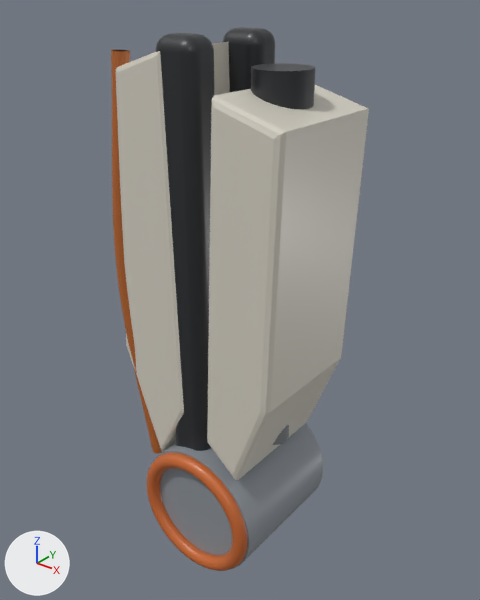
One commit to the glTF model src/raptor_description/meshes/digitigrade/right_shin_link.glb: the scene before it, then after it.
Rendered twice from a 50 mm camera at (0.231, -0.285, 0.015) aimed at (-0.002, 0.006, -0.165). Lighting does not change. The marker at lower left points along +X, +Y and +Z. The picture after the commit comes second. Vertices at exactly the same position are counted once.

Before the edit, the objects in view are built like this:
```python
me_right_shin_link = bpy.data.meshes.new('right_shin_link')
me_right_shin_link.from_pydata(...)  # 1981 vertices, 3924 faces; spans x -0.065..0.059, y -0.049..0.043, z -0.344..-0.01
me_right_shin_link.materials.append(mat_anodized_frame_right_shin_link__strut_0__anodized_metal)
me_right_shin_link.materials.append(mat_anodized_frame_right_shin_link__strut_1__anodized_metal)
me_right_shin_link.materials.append(mat_painted_armour_right_shin_link__calf_cover__coated_metal)  # light grey #d8d3c6
me_right_shin_link.materials.append(mat_painted_armour_right_shin_link__shin_armor__coated_metal)  # light grey #d8d3c6
me_right_shin_link.materials.append(mat_polished_pin_right_shin_link__tibia_piston__polished_metal)
me_right_shin_link.materials.append(mat_anodized_frame_right_shin_link__tibia_piston_body__anodized_metal)
me_right_shin_link.materials.append(mat_cable_jacket_right_shin_link__cable__soft_touch_polymer)
me_right_shin_link.materials.append(mat_brushed_actuator_right_shin_link__ankle_drive__brushed_metal)  # grey #8d949b
me_right_shin_link.materials.append(mat_orange_ring_right_shin_link__ankle_ring__anodized_metal)
ob_right_shin_link = bpy.data.objects.new('right_shin_link', me_right_shin_link)
ob_right_shin_link.location = (0.0, 0.0, 0.0)
```
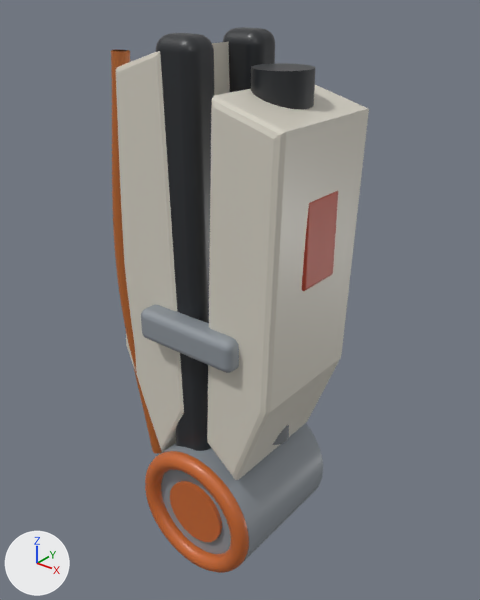
Location of each change, (x1, y1, x2, y2) in pixels of the pictures (480 x 600 px; the box of a moved part takes in the faces that stretch with it):
```json
{"object": "right_shin_link", "change": "reshaped", "before": [111, 27, 369, 571], "after": [111, 27, 369, 573]}
{"part": 1, "of": "me_right_shin_link", "change": "added", "after": [302, 191, 338, 291], "on screen": "brown"}
{"part": 2, "of": "me_right_shin_link", "change": "added", "after": [141, 304, 239, 373]}
{"part": 3, "of": "me_right_shin_link", "change": "added", "after": [170, 481, 222, 542], "on screen": "brown"}
{"part": 4, "of": "me_right_shin_link", "change": "moved or reshaped", "before": [147, 453, 248, 571], "after": [145, 451, 249, 573]}
```

The change, as JSON lines over the scene's bpy script:
```json
{"op": "add", "block": "img_image_15", "code": ["img_image_15 = load_image('Image_15', '_unpacked/Image_15', 64, 64, 'Non-Color')"]}
{"op": "add", "block": "mat_warning_label_right_shin_link__label_strip__molded_polymer", "code": ["mat_warning_label_right_shin_link__label_strip__molded_polymer = bpy.data.materials.new('warning label right_shin_link__label_strip [molded-polymer]')", "# colours: red #b8452a", "# uses the picture img_image_15"]}
{"op": "add", "block": "mat_orange_ring_right_shin_link__ankle_rotor__anodized_metal", "code": ["mat_orange_ring_right_shin_link__ankle_rotor__anodized_metal = bpy.data.materials.new('orange ring right_shin_link__ankle_rotor [anodized-metal]')", "# colours: orange #c8662a", "# uses the picture img_image_1"]}
{"op": "add", "block": "mat_brushed_actuator_right_shin_link__cross_link__brushed_metal", "code": ["mat_brushed_actuator_right_shin_link__cross_link__brushed_metal = principled_material('brushed actuator right_shin_link__cross_link [brushed-metal]')", "mat_brushed_actuator_right_shin_link__cross_link__brushed_metal.base_color = (0.266, 0.296, 0.328)  # grey #8d949b", "mat_brushed_actuator_right_shin_link__cross_link__brushed_metal.anisotropic = 0.5", "mat_brushed_actuator_right_shin_link__cross_link__brushed_metal.coat_weight = 0.22", "mat_brushed_actuator_right_shin_link__cross_link__brushed_metal.coat_roughness = 0.26"]}
{"block": "me_right_shin_link", "where": "# used by ob_right_shin_link; location = (0.0, 0.0, 0.0)"}
{"op": "remove", "block": "me_right_shin_link", "code": "me_right_shin_link.from_pydata(...)  # 1981 vertices, 3924 faces; spans x -0.065..0.059, y -0.049..0.043, z -0.344..-0.01"}
{"op": "add", "block": "me_right_shin_link", "code": "me_right_shin_link.from_pydata(...)  # 2650 vertices, 5244 faces; spans x -0.065..0.059, y -0.05..0.045, z -0.344..-0.01"}
{"block": "me_right_shin_link", "change": "me_right_shin_link part 1: a new loose piece of 296 vertices spanning x 0.054..0.058, y -0.015..0.015, z -0.135..-0.085, in mat_warning_label_right_shin_link__label_strip__molded_polymer"}
{"block": "me_right_shin_link", "change": "me_right_shin_link part 2: a new loose piece of 296 vertices spanning x -0.035..0.035, y -0.05..-0.034, z -0.18..-0.16, in mat_brushed_actuator_right_shin_link__cross_link__brushed_metal (grey #8d949b)"}
{"block": "me_right_shin_link", "change": "me_right_shin_link part 3: a new loose piece of 77 vertices spanning x -0.022..0.022, y -0.045..0.045, z -0.322..-0.278, in mat_orange_ring_right_shin_link__ankle_rotor__anodized_metal"}
{"block": "me_right_shin_link", "change": "me_right_shin_link part 4: 4 vertices moved within x -0.023..0.023, y -0.044, z -0.323..-0.277; 572 vertices removed from x -0.043..0.043, y -0.049..-0.039, z -0.343..-0.257; 572 vertices added at x -0.044..0.044, y -0.05..-0.038, z -0.344..-0.256"}
{"op": "add", "block": "me_right_shin_link", "code": "me_right_shin_link.materials.append(mat_warning_label_right_shin_link__label_strip__molded_polymer)"}
{"op": "add", "block": "me_right_shin_link", "code": "me_right_shin_link.materials.append(mat_brushed_actuator_right_shin_link__cross_link__brushed_metal)  # grey #8d949b"}
{"op": "add", "block": "me_right_shin_link", "code": "me_right_shin_link.materials.append(mat_orange_ring_right_shin_link__ankle_rotor__anodized_metal)"}
```
